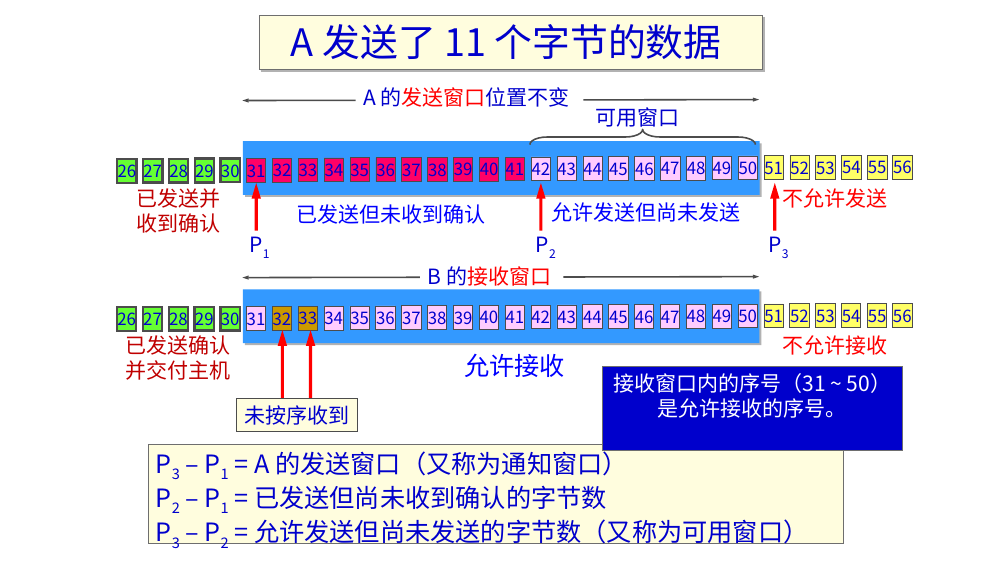
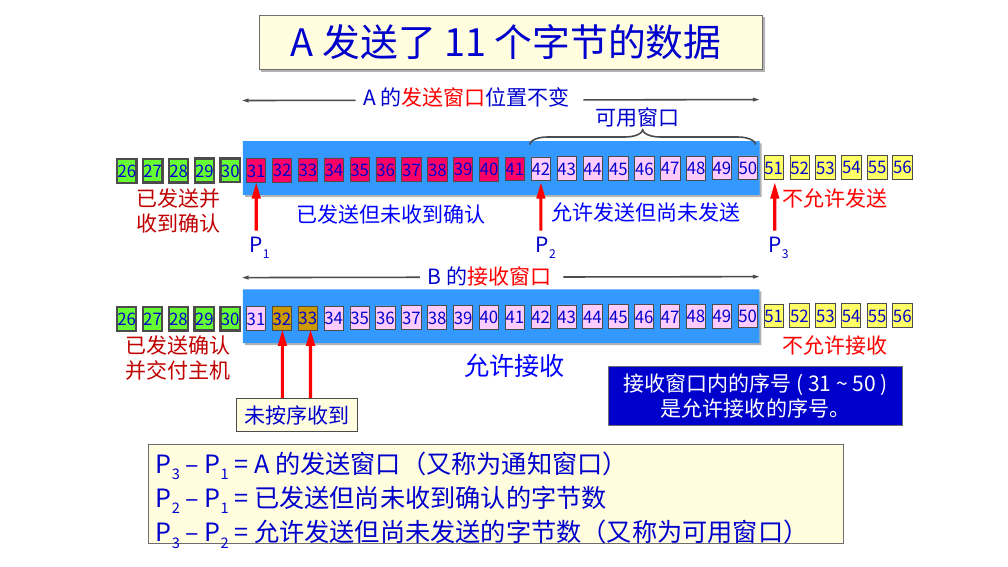
Before and after one commit to network-whu/2021, a slide deck: slide 102 of slides/instruction/05.pptx. Drawn at 1008x567 pixels with LibreOffice and Linux fonts; fonts in the diff are those of the drawing. Boxes give left, top, right and bottom in pixels: in the first picture for what was removed or moved away, otherwise in the second. Text is boxed around its words. In the diff, an @@ line names an element or a change of style, - is before the commit and + after.

```diff
--- a/slides/instruction/05.pptx
+++ b/slides/instruction/05.pptx
@@ rectangle "接收窗口内的序号 ( 31 ~ 50 ...": place and size @@
-rectangle "接收窗口内的序号 ( 31 ~ 50 ..." at (603, 367, 903, 451)
+rectangle "接收窗口内的序号 ( 31 ~ 50 ..." at (609, 367, 903, 425)
@@ text in rectangle at (623, 373, 876, 393): text changed @@
-接收窗口内的序号（31 ~ 50）
+接收窗口内的序号 ( 31 ~ 50 )
```
Also in this commit, not shown: 5 other slides changed.
